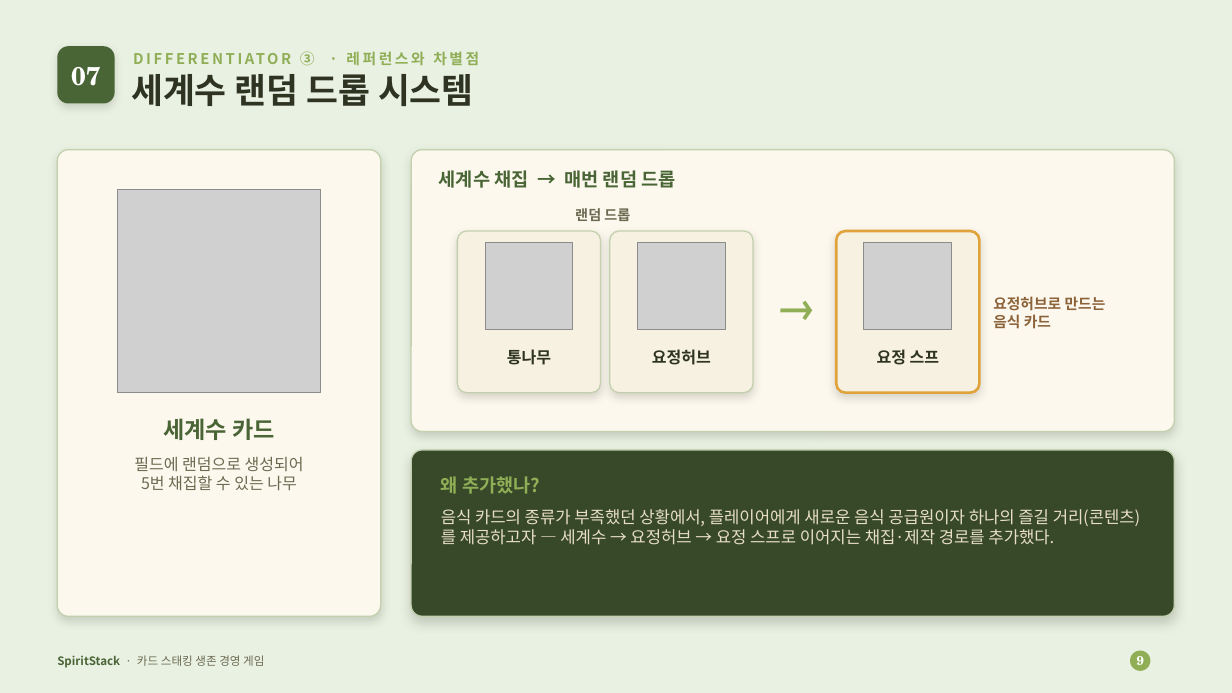
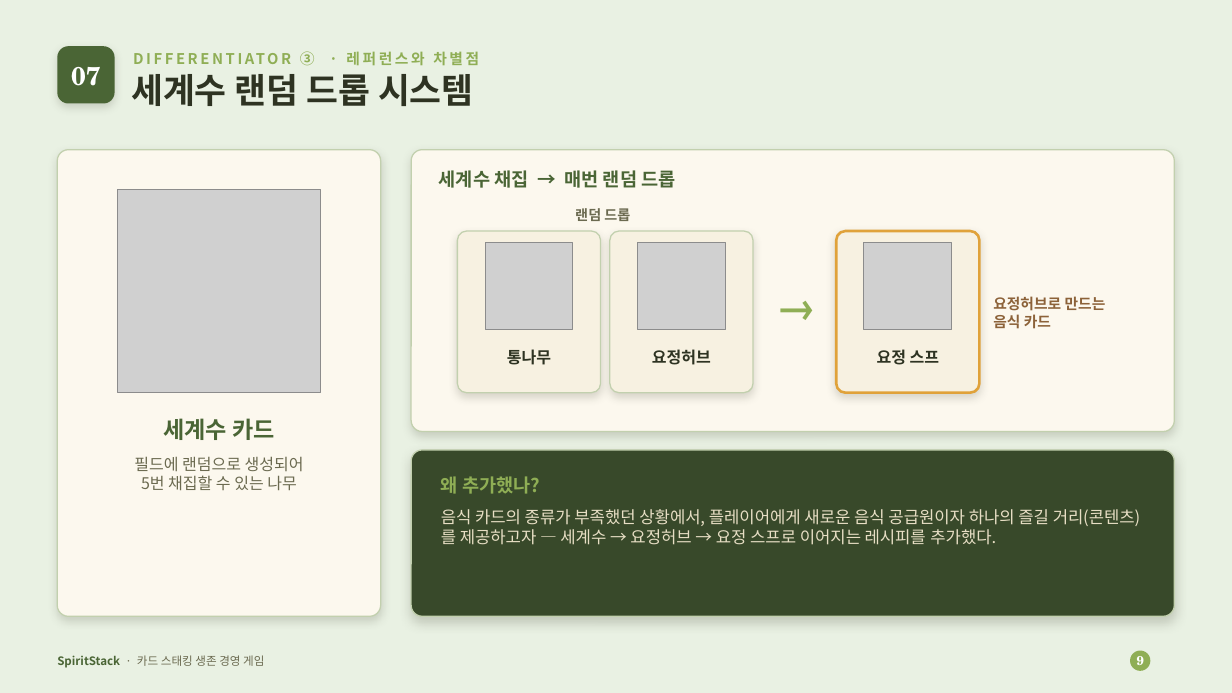
Before and after one commit to Devel-Rocket-ClassRoom/minigame-project-kimjihae3357, a slide deck: slide 9 of JellyStack/SpiritStack_발표자료.pptx. Drawn at 1232x693 pixels with LibreOffice and Linux fonts; fonts in the diff are those of the drawing; grey boxes stand for pictures. Boxes give left, top, right and bottom in pixels: in the first picture for what was removed or moved away, otherwise in the second. Text is boxed around its words. In the diff, an @@ line names an element or a change of style, - is before the commit and + after.

```diff
--- a/JellyStack/SpiritStack_발표자료.pptx
+++ b/JellyStack/SpiritStack_발표자료.pptx
@@ text at (441,509,1141,545): text changed @@
-음식 카드의 종류가 부족했던 상황에서, 플레이어에게 새로운 음식 공급원이자 하나의 즐길 거리(콘텐츠)를 제공하고자 — 세계수 → 요정허브 → 요정 스프로 이어지는 채집·제작 경로를 추가했다.
+음식 카드의 종류가 부족했던 상황에서, 플레이어에게 새로운 음식 공급원이자 하나의 즐길 거리(콘텐츠)를 제공하고자 — 세계수 → 요정허브 → 요정 스프로 이어지는 레시피를 추가했다.
```
Also in this commit, not shown: 7 other slides changed, 22 other files.
